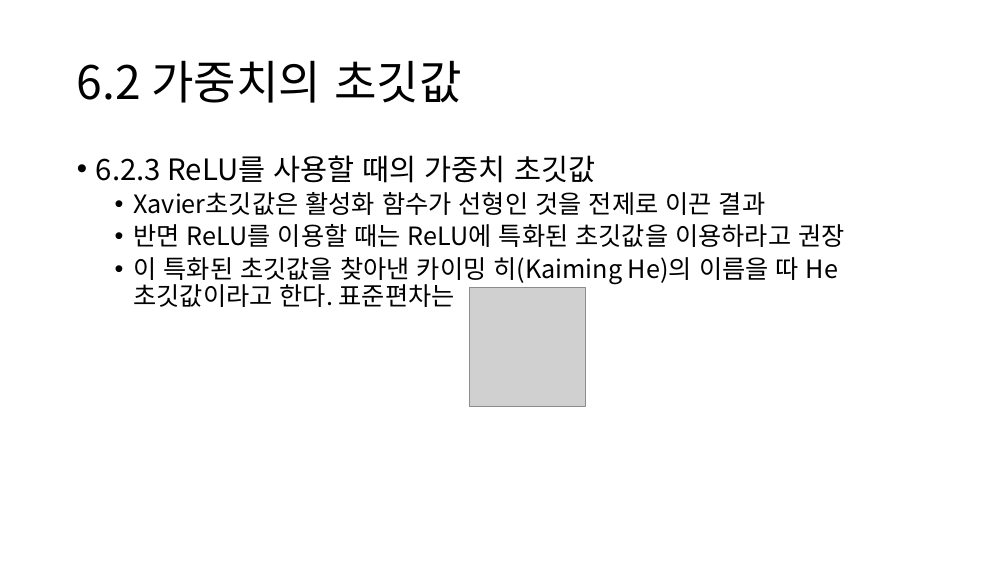
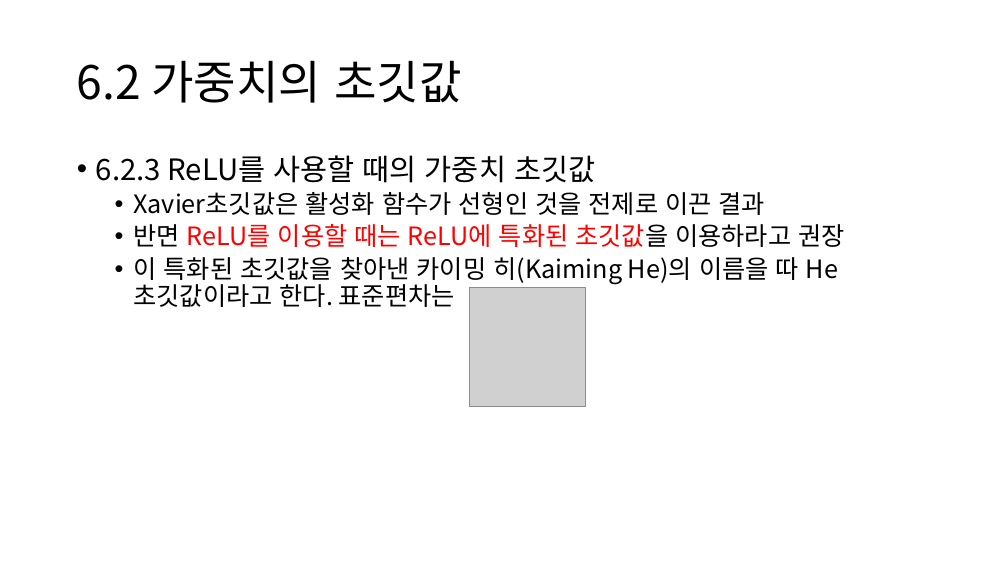
Before and after one commit to DL-StudyGroup/deep_learning_from_scratch, a slide deck: slide 32 of presentation/Week09.학습 관련 기술들.pptx (slide 27 before the commit). Drawn at 1008x567 pixels with LibreOffice and Linux fonts; fonts in the diff are those of the drawing; grey boxes stand for pictures. Boxes give left, top, right and bottom in pixels: in the first picture for what was removed or moved away, otherwise in the second. Text is boxed around its words. In the diff, an @@ line names an element or a change of style, - is before the commit and + after.

```diff
--- a/presentation/Week09.학습 관련 기술들.pptx
+++ b/presentation/Week09.학습 관련 기술들.pptx
@@ text at bbox=[134, 224, 844, 247]: text colour #000000 to #FF0000 in "ReLU를 이용할 때는 ReLU에 특화된 초깃값을" @@
```
Also in this commit, not shown: 14 other slides changed, 6 slides added, 1 slide removed.
